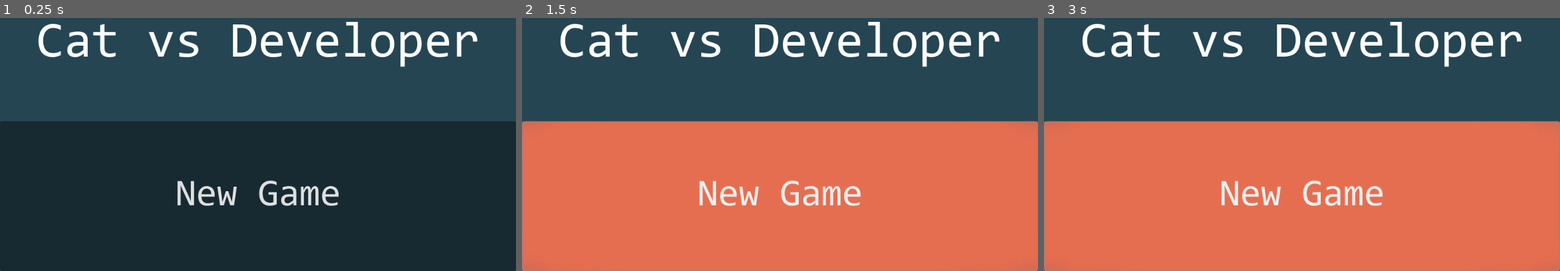
Above: before the commit, frames 1-3 (left to right).
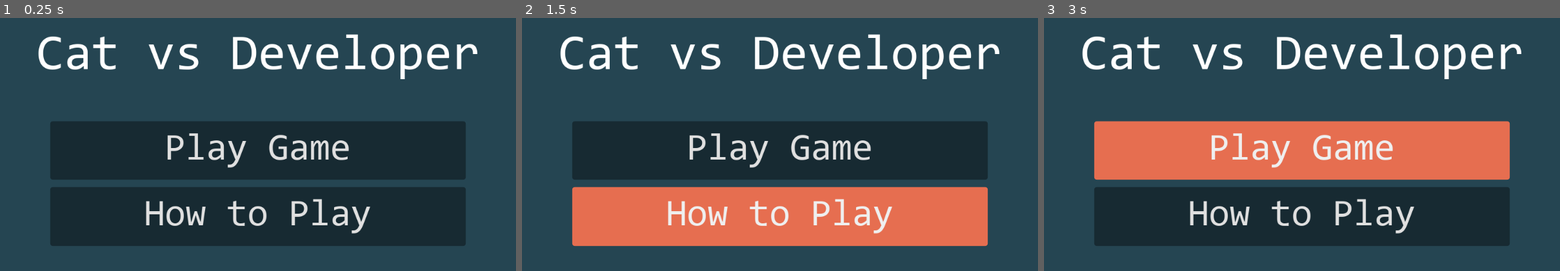
Above: after the commit, the same moments.

Repository: khathepham/CSGameJam-2023
Game: Godot game, scene res://MainMenu.tscn
Same seed, same stepped clock (60 frames per second), same inputs: the game is played once before the commit and once after it. The project has no main scene, so this scene is started directly.
Inputs (mouse positions are in pixels of both pictures, inside the frame that each line leads up to):
- Up to frame 1 (0.25 s): no input
- Up to frame 2 (1.5 s): click (780, 215) at 0.5 s, where only the run after the commit has a clickable "How to Play"; click (780, 195) at 1.25 s, where only the run before the commit has a clickable "New Game"
- Up to frame 3 (3 s): click (1302, 195) at 2 s, where only the run before the commit has a clickable "New Game"; click (1302, 149) at 2.75 s, where only the run after the commit has a clickable "Play Game"

The runs differ from the first frame. In frame 1, 30% of the frame differs, in the area x 0-100%, y 1-100%; in frame 2, 48%; in frame 3, 47%.

Commit message:
button modified

Diff:
--- /dev/null
+++ b/Glitch Cat vs Developer/MainMenu.gd
@@ -0,0 +1,3 @@
+extends Node2D
+
+export var mainGameScene : PackedScene
--- a/Glitch Cat vs Developer/MainMenu.tscn
+++ b/Glitch Cat vs Developer/MainMenu.tscn
@@ -1,6 +1,7 @@
-[gd_scene load_steps=6 format=2]
+[gd_scene load_steps=8 format=2]
 
 [ext_resource path="res://Consolas.ttf" type="DynamicFontData" id=1]
+[ext_resource path="res://MainMenu.gd" type="Script" id=2]
 
 [sub_resource type="DynamicFont" id=1]
 size = 100
@@ -17,6 +18,13 @@
 corner_radius_bottom_right = 5
 corner_radius_bottom_left = 5
 
+[sub_resource type="StyleBoxFlat" id=5]
+bg_color = Color( 0.905882, 0.435294, 0.317647, 0.490196 )
+corner_radius_top_left = 5
+corner_radius_top_right = 5
+corner_radius_bottom_right = 5
+corner_radius_bottom_left = 5
+
 [sub_resource type="StyleBoxFlat" id=4]
 bg_color = Color( 0, 0, 0, 0.392157 )
 corner_radius_top_left = 5
@@ -25,6 +33,7 @@
 corner_radius_bottom_left = 5
 
 [node name="MainMenu" type="Node2D"]
+script = ExtResource( 2 )
 
 [node name="ColorRect" type="ColorRect" parent="."]
 margin_right = 1024.0
@@ -34,14 +43,20 @@
 [node name="MarginContainer" type="MarginContainer" parent="."]
 margin_right = 1024.0
 margin_bottom = 600.0
+custom_constants/margin_right = 50
+custom_constants/margin_top = 50
+custom_constants/margin_left = 50
+custom_constants/margin_bottom = 50
 
 [node name="VBoxContainer" type="VBoxContainer" parent="MarginContainer"]
-margin_right = 1024.0
-margin_bottom = 600.0
+margin_left = 50.0
+margin_top = 50.0
+margin_right = 974.0
+margin_bottom = 550.0
 
 [node name="Label" type="Label" parent="MarginContainer/VBoxContainer"]
-margin_right = 1024.0
-margin_bottom = 298.0
+margin_right = 924.0
+margin_bottom = 248.0
 size_flags_horizontal = 3
 size_flags_vertical = 3
 custom_fonts/font = SubResource( 1 )
@@ -50,24 +65,52 @@
 valign = 1
 
 [node name="VBoxContainer" type="VBoxContainer" parent="MarginContainer/VBoxContainer"]
-margin_top = 302.0
-margin_right = 1024.0
-margin_bottom = 600.0
+margin_top = 252.0
+margin_right = 924.0
+margin_bottom = 500.0
 size_flags_horizontal = 3
 size_flags_vertical = 3
+custom_constants/separation = 15
 
 [node name="MarginContainer" type="MarginContainer" parent="MarginContainer/VBoxContainer/VBoxContainer"]
-margin_right = 1024.0
-margin_bottom = 298.0
+margin_right = 924.0
+margin_bottom = 116.0
 size_flags_horizontal = 3
 size_flags_vertical = 3
+custom_constants/margin_right = 50
+custom_constants/margin_left = 50
 
-[node name="Button" type="Button" parent="MarginContainer/VBoxContainer/VBoxContainer/MarginContainer"]
-margin_right = 1024.0
-margin_bottom = 298.0
+[node name="Play button" type="Button" parent="MarginContainer/VBoxContainer/VBoxContainer/MarginContainer"]
+margin_left = 50.0
+margin_right = 874.0
+margin_bottom = 116.0
+focus_mode = 0
 size_flags_horizontal = 3
 size_flags_vertical = 3
 custom_fonts/font = SubResource( 2 )
 custom_styles/hover = SubResource( 3 )
+custom_styles/pressed = SubResource( 5 )
 custom_styles/normal = SubResource( 4 )
-text = "New Game"
+text = "Play Game"
+
+[node name="MarginContainer2" type="MarginContainer" parent="MarginContainer/VBoxContainer/VBoxContainer"]
+margin_top = 131.0
+margin_right = 924.0
+margin_bottom = 248.0
+size_flags_horizontal = 3
+size_flags_vertical = 3
+custom_constants/margin_right = 50
+custom_constants/margin_left = 50
+
+[node name="How to play button" type="Button" parent="MarginContainer/VBoxContainer/VBoxContainer/MarginContainer2"]
+margin_left = 50.0
+margin_right = 874.0
+margin_bottom = 117.0
+focus_mode = 0
+size_flags_horizontal = 3
+size_flags_vertical = 3
+custom_fonts/font = SubResource( 2 )
+custom_styles/hover = SubResource( 3 )
+custom_styles/pressed = SubResource( 5 )
+custom_styles/normal = SubResource( 4 )
+text = "How to Play"
